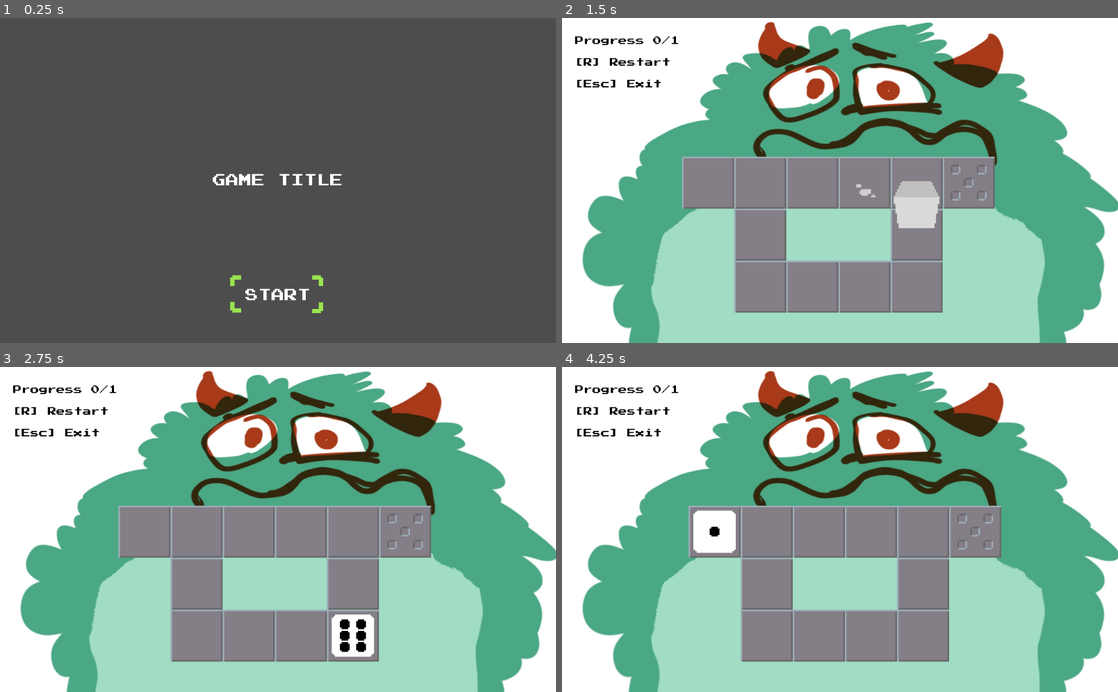
Above: before the commit, frames 1-4 (two rows, left to right).
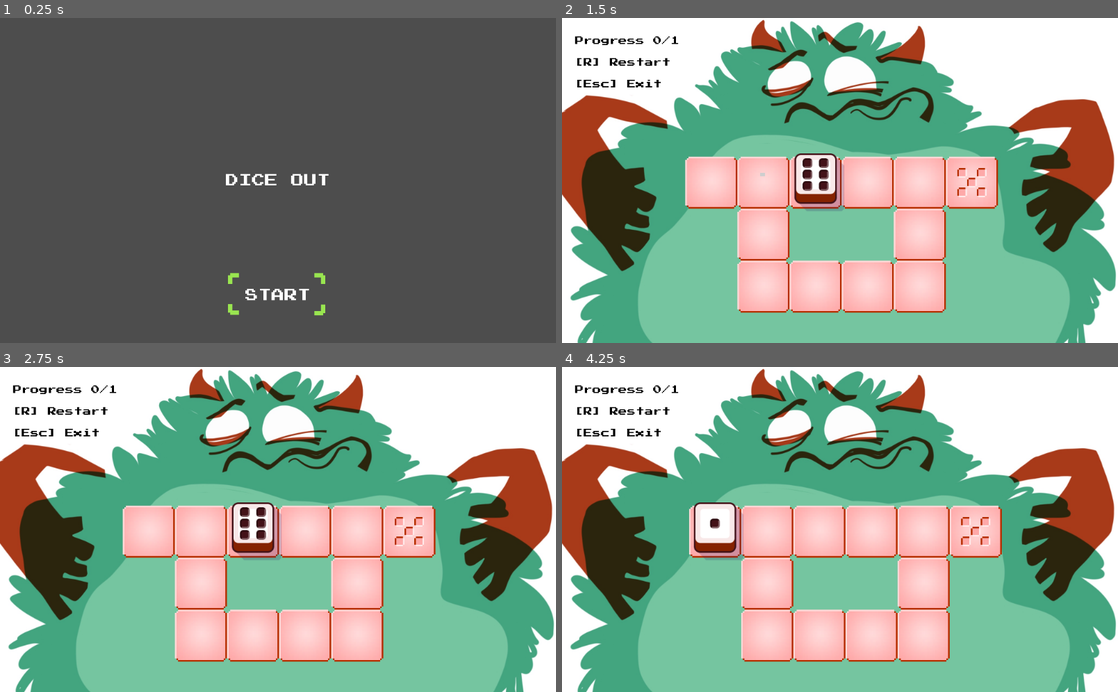
Above: after the commit, the same moments.

Repository: tonsky/GMTKJam2022
Game: Godot game, scene res://TitleScreen.tscn
Two runs of this game, one before a commit and one after it. Both use one fixed random seed, a clock stepped at 60 frames per second and the inputs below.
Inputs:
- Up to frame 1 (0.25 s): no input
- Up to frame 2 (1.5 s): tap Enter (ui_accept) at 0.5, 0.6, 0.77, 1.07, 1.35 s; hold Right (move_right) 0.53-1.28 s; hold Down (move_down) from 1.28 s (still down)
- Up to frame 3 (2.75 s): tap Enter (ui_accept) at 1.52, 1.82, 2.1 s; release Down (move_down) at 2.03 s; hold Right (move_right) from 2.03 s (still down)
- Up to frame 4 (4.25 s): tap Enter (ui_accept) at 2.75, 2.85, 3.02, 3.32, 3.6, 3.77, 4.07 s; release Right (move_right) at 2.78 s; hold Up (move_up) 2.78-3.53 s; tap R (restart_level) at 3.5, 4.15 s; hold Left (move_left) from 3.53 s (still down)

The runs differ from the first frame. In frame 1, 0.7% of the frame differs, in the area x 38-62%, y 47-92%; in frame 2, 66%; in frame 3, 66%, in the area x 0-100%, y 0-100%; in frame 4, 66%.

Commit message:
New dice sprite

Diff:
--- a/Background.tscn
+++ b/Background.tscn
@@ -1,6 +1,6 @@
 [gd_scene load_steps=2 format=2]
 
-[ext_resource path="res://bg.jpg" type="Texture" id=1]
+[ext_resource path="res://Textures/bg.jpg" type="Texture" id=1]
 
 [node name="Background" type="CanvasLayer"]
 layer = -1
--- a/Dice.gd
+++ b/Dice.gd
@@ -8,6 +8,8 @@
 var dice_opposite
 var speed
 var start_pos
+var cooldown = 0.17
+var time_left
 onready var map = get_parent().get_node("Floor")
 onready var tileset = map.tile_set
 onready var smoke = load("res://Smoke.tscn")
@@ -37,6 +39,7 @@
   dice_down = 4
   dice_opposite = 6
   speed = Vector2.ZERO
+  time_left = 0
   position = start_pos
   score = 0
   stats.visible = true
@@ -54,6 +57,10 @@
   init()
 
 func _process(delta):
+  if time_left > 0:
+    time_left -= delta
+    return
+
   if Input.is_action_just_released("restart_level"):
     for name in ["one", "two", "three", "four", "five", "six"]:
       var full_id = tileset.find_tile_by_name(name + "_full")
@@ -136,6 +143,7 @@
   frame = dice - 1
   position += speed * 0.5
   speed = Vector2.ZERO
+  time_left = cooldown
 
   var map_pos = map.world_to_map(position)
   var cell = map.get_cellv(map_pos)
--- a/Dice.tscn
+++ b/Dice.tscn
@@ -1,6 +1,6 @@
 [gd_scene load_steps=31 format=2]
 
-[ext_resource path="res://Sprites.png" type="Texture" id=1]
+[ext_resource path="res://Textures/Sprites.png" type="Texture" id=1]
 [ext_resource path="res://Dice.gd" type="Script" id=2]
 
 [sub_resource type="AtlasTexture" id=25]
--- a/LevelButton.tscn
+++ b/LevelButton.tscn
@@ -2,7 +2,7 @@
 
 [ext_resource path="res://PressStart2P.ttf" type="DynamicFontData" id=1]
 [ext_resource path="res://GameManager.tres" type="Theme" id=2]
-[ext_resource path="res://Sprites.png" type="Texture" id=3]
+[ext_resource path="res://Textures/Sprites.png" type="Texture" id=3]
 
 [sub_resource type="AtlasTexture" id=5]
 atlas = ExtResource( 3 )
--- a/LevelSelect.tscn
+++ b/LevelSelect.tscn
@@ -1,7 +1,7 @@
 [gd_scene load_steps=7 format=2]
 
 [ext_resource path="res://LevelSelect.gd" type="Script" id=1]
-[ext_resource path="res://Sprites.png" type="Texture" id=2]
+[ext_resource path="res://Textures/Sprites.png" type="Texture" id=2]
 [ext_resource path="res://GameManager.tres" type="Theme" id=3]
 
 [sub_resource type="AtlasTexture" id=1]
--- a/Levels/Level1.tscn
+++ b/Levels/Level1.tscn
@@ -1,9 +1,10 @@
-[gd_scene load_steps=7 format=2]
+[gd_scene load_steps=8 format=2]
 
 [ext_resource path="res://Background.tscn" type="PackedScene" id=1]
 [ext_resource path="res://Dice.tscn" type="PackedScene" id=2]
 [ext_resource path="res://Cam.tscn" type="PackedScene" id=3]
-[ext_resource path="res://Sprites.png" type="Texture" id=4]
+[ext_resource path="res://Textures/Sprites.png" type="Texture" id=4]
+[ext_resource path="res://dice_roll.tres" type="SpriteFrames" id=5]
 [ext_resource path="res://HUD.tscn" type="PackedScene" id=6]
 
 [sub_resource type="TileSet" id=1]
@@ -202,6 +203,8 @@
 
 [node name="Dice" parent="." instance=ExtResource( 2 )]
 position = Vector2( 48, 208 )
+scale = Vector2( 0.25, 0.25 )
+frames = ExtResource( 5 )
 
 [node name="Cam" parent="." instance=ExtResource( 3 )]
 position = Vector2( 128, 208 )
--- a/Levels/Level2.tscn
+++ b/Levels/Level2.tscn
@@ -1,9 +1,10 @@
-[gd_scene load_steps=7 format=2]
+[gd_scene load_steps=8 format=2]
 
 [ext_resource path="res://Background.tscn" type="PackedScene" id=1]
 [ext_resource path="res://Dice.tscn" type="PackedScene" id=2]
 [ext_resource path="res://Cam.tscn" type="PackedScene" id=3]
-[ext_resource path="res://Sprites.png" type="Texture" id=4]
+[ext_resource path="res://Textures/Sprites.png" type="Texture" id=4]
+[ext_resource path="res://dice_roll.tres" type="SpriteFrames" id=5]
 [ext_resource path="res://HUD.tscn" type="PackedScene" id=6]
 
 [sub_resource type="TileSet" id=1]
@@ -202,6 +203,8 @@
 
 [node name="Dice" parent="." instance=ExtResource( 2 )]
 position = Vector2( 48, 208 )
+scale = Vector2( 0.25, 0.25 )
+frames = ExtResource( 5 )
 
 [node name="Cam" parent="." instance=ExtResource( 3 )]
 position = Vector2( 128, 208 )
--- a/Levels/Level3.tscn
+++ b/Levels/Level3.tscn
@@ -1,9 +1,10 @@
-[gd_scene load_steps=7 format=2]
+[gd_scene load_steps=8 format=2]
 
 [ext_resource path="res://Background.tscn" type="PackedScene" id=1]
 [ext_resource path="res://Dice.tscn" type="PackedScene" id=2]
 [ext_resource path="res://Cam.tscn" type="PackedScene" id=3]
-[ext_resource path="res://Sprites.png" type="Texture" id=4]
+[ext_resource path="res://Textures/Sprites.png" type="Texture" id=4]
+[ext_resource path="res://dice_roll.tres" type="SpriteFrames" id=5]
 [ext_resource path="res://HUD.tscn" type="PackedScene" id=6]
 
 [sub_resource type="TileSet" id=1]
@@ -202,6 +203,8 @@
 
 [node name="Dice" parent="." instance=ExtResource( 2 )]
 position = Vector2( 48, 208 )
+scale = Vector2( 0.25, 0.25 )
+frames = ExtResource( 5 )
 
 [node name="Cam" parent="." instance=ExtResource( 3 )]
 position = Vector2( 128, 208 )
--- a/Levels/Level4.tscn
+++ b/Levels/Level4.tscn
@@ -1,9 +1,10 @@
-[gd_scene load_steps=7 format=2]
+[gd_scene load_steps=8 format=2]
 
 [ext_resource path="res://Background.tscn" type="PackedScene" id=1]
 [ext_resource path="res://Dice.tscn" type="PackedScene" id=2]
 [ext_resource path="res://Cam.tscn" type="PackedScene" id=3]
-[ext_resource path="res://Sprites.png" type="Texture" id=4]
+[ext_resource path="res://Textures/Sprites.png" type="Texture" id=4]
+[ext_resource path="res://dice_roll.tres" type="SpriteFrames" id=5]
 [ext_resource path="res://HUD.tscn" type="PackedScene" id=6]
 
 [sub_resource type="TileSet" id=1]
@@ -198,10 +199,12 @@
 tile_set = SubResource( 1 )
 cell_size = Vector2( 32, 32 )
 format = 1
-tile_data = PoolIntArray( 393217, 0, 0, 393218, 0, 0, 393219, 0, 0, 393220, 0, 0, 393221, 0, 0, 393222, 0, 0, 393223, 0, 0, 393224, 4, 0, 458753, 0, 0, 458754, 0, 0 )
+tile_data = PoolIntArray( 393217, 0, 0, 393218, 0, 0, 393219, 6, 0, 393220, 5, 0, 393221, 1, 0, 393222, 2, 0, 393223, 6, 0, 393224, 4, 0, 458753, 0, 0, 458754, 0, 0 )
 
 [node name="Dice" parent="." instance=ExtResource( 2 )]
 position = Vector2( 48, 208 )
+scale = Vector2( 0.25, 0.25 )
+frames = ExtResource( 5 )
 
 [node name="Cam" parent="." instance=ExtResource( 3 )]
 position = Vector2( 128, 208 )
--- a/Levels/Level5.tscn
+++ b/Levels/Level5.tscn
@@ -1,9 +1,10 @@
-[gd_scene load_steps=7 format=2]
+[gd_scene load_steps=8 format=2]
 
 [ext_resource path="res://Background.tscn" type="PackedScene" id=1]
 [ext_resource path="res://Dice.tscn" type="PackedScene" id=2]
 [ext_resource path="res://Cam.tscn" type="PackedScene" id=3]
-[ext_resource path="res://Sprites.png" type="Texture" id=4]
+[ext_resource path="res://Textures/Sprites.png" type="Texture" id=4]
+[ext_resource path="res://dice_roll.tres" type="SpriteFrames" id=5]
 [ext_resource path="res://HUD.tscn" type="PackedScene" id=6]
 
 [sub_resource type="TileSet" id=1]
@@ -202,6 +203,8 @@
 
 [node name="Dice" parent="." instance=ExtResource( 2 )]
 position = Vector2( 48, 208 )
+scale = Vector2( 0.25, 0.25 )
+frames = ExtResource( 5 )
 
 [node name="Cam" parent="." instance=ExtResource( 3 )]
 position = Vector2( 128, 208 )
--- a/Levels/Level6.tscn
+++ b/Levels/Level6.tscn
@@ -1,9 +1,10 @@
-[gd_scene load_steps=7 format=2]
+[gd_scene load_steps=8 format=2]
 
 [ext_resource path="res://Background.tscn" type="PackedScene" id=1]
 [ext_resource path="res://Dice.tscn" type="PackedScene" id=2]
 [ext_resource path="res://Cam.tscn" type="PackedScene" id=3]
-[ext_resource path="res://Sprites.png" type="Texture" id=4]
+[ext_resource path="res://Textures/Sprites.png" type="Texture" id=4]
+[ext_resource path="res://dice_roll.tres" type="SpriteFrames" id=5]
 [ext_resource path="res://HUD.tscn" type="PackedScene" id=6]
 
 [sub_resource type="TileSet" id=1]
@@ -202,6 +203,8 @@
 
 [node name="Dice" parent="." instance=ExtResource( 2 )]
 position = Vector2( 48, 208 )
+scale = Vector2( 0.25, 0.25 )
+frames = ExtResource( 5 )
 
 [node name="Cam" parent="." instance=ExtResource( 3 )]
 position = Vector2( 128, 208 )
--- a/Levels/Level7.tscn
+++ b/Levels/Level7.tscn
@@ -1,9 +1,10 @@
-[gd_scene load_steps=7 format=2]
+[gd_scene load_steps=8 format=2]
 
 [ext_resource path="res://Background.tscn" type="PackedScene" id=1]
 [ext_resource path="res://Dice.tscn" type="PackedScene" id=2]
 [ext_resource path="res://Cam.tscn" type="PackedScene" id=3]
-[ext_resource path="res://Sprites.png" type="Texture" id=4]
+[ext_resource path="res://Textures/Sprites.png" type="Texture" id=4]
+[ext_resource path="res://dice_roll.tres" type="SpriteFrames" id=5]
 [ext_resource path="res://HUD.tscn" type="PackedScene" id=6]
 
 [sub_resource type="TileSet" id=1]
@@ -202,6 +203,8 @@
 
 [node name="Dice" parent="." instance=ExtResource( 2 )]
 position = Vector2( 48, 208 )
+scale = Vector2( 0.25, 0.25 )
+frames = ExtResource( 5 )
 
 [node name="Cam" parent="." instance=ExtResource( 3 )]
 position = Vector2( 128, 208 )
--- a/Levels/Level8.tscn
+++ b/Levels/Level8.tscn
@@ -1,10 +1,11 @@
-[gd_scene load_steps=7 format=2]
+[gd_scene load_steps=8 format=2]
 
 [ext_resource path="res://HUD.tscn" type="PackedScene" id=1]
-[ext_resource path="res://Sprites.png" type="Texture" id=2]
+[ext_resource path="res://Textures/Sprites.png" type="Texture" id=2]
 [ext_resource path="res://Dice.tscn" type="PackedScene" id=3]
 [ext_resource path="res://Cam.tscn" type="PackedScene" id=4]
 [ext_resource path="res://Background.tscn" type="PackedScene" id=5]
+[ext_resource path="res://dice_roll.tres" type="SpriteFrames" id=6]
 
 [sub_resource type="TileSet" id=1]
 0/name = "empty"
@@ -202,6 +203,8 @@
 
 [node name="Dice" parent="." instance=ExtResource( 3 )]
 position = Vector2( 48, 208 )
+scale = Vector2( 0.25, 0.25 )
+frames = ExtResource( 6 )
 
 [node name="Cam" parent="." instance=ExtResource( 4 )]
 position = Vector2( 128, 208 )
--- a/Levels/Level9.tscn
+++ b/Levels/Level9.tscn
@@ -1,10 +1,11 @@
-[gd_scene load_steps=7 format=2]
-
-[ext_resource path="res://Sprites.png" type="Texture" id=1]
+[gd_scene load_steps=8 format=2]
+
+[ext_resource path="res://Textures/Sprites.png" type="Texture" id=1]
 [ext_resource path="res://HUD.tscn" type="PackedScene" id=2]
 [ext_resource path="res://Dice.tscn" type="PackedScene" id=3]
 [ext_resource path="res://Cam.tscn" type="PackedScene" id=4]
 [ext_resource path="res://Background.tscn" type="PackedScene" id=5]
+[ext_resource path="res://dice_roll.tres" type="SpriteFrames" id=6]
 
 [sub_resource type="TileSet" id=1]
 0/name = "empty"
@@ -202,6 +203,8 @@
 
 [node name="Dice" parent="." instance=ExtResource( 3 )]
 position = Vector2( 16, 208 )
+scale = Vector2( 0.25, 0.25 )
+frames = ExtResource( 6 )
 
 [node name="Cam" parent="." instance=ExtResource( 4 )]
 position = Vector2( 128, 208 )
--- a/Scene.tscn
+++ b/Scene.tscn
@@ -1,6 +1,6 @@
 [gd_scene load_steps=6 format=2]
 
-[ext_resource path="res://Sprites.png" type="Texture" id=1]
+[ext_resource path="res://Textures/Sprites.png" type="Texture" id=1]
 [ext_resource path="res://Smoke.tscn" type="PackedScene" id=2]
 [ext_resource path="res://Cam.tscn" type="PackedScene" id=3]
 [ext_resource path="res://Dice.tscn" type="PackedScene" id=4]
--- a/Smoke.tscn
+++ b/Smoke.tscn
@@ -1,7 +1,7 @@
 [gd_scene load_steps=9 format=2]
 
 [ext_resource path="res://Smoke.gd" type="Script" id=1]
-[ext_resource path="res://Sprites.png" type="Texture" id=2]
+[ext_resource path="res://Textures/Sprites.png" type="Texture" id=2]
 
 [sub_resource type="AtlasTexture" id=39]
 atlas = ExtResource( 2 )
--- a/TitleScreen.tscn
+++ b/TitleScreen.tscn
@@ -3,7 +3,23 @@
 [ext_resource path="res://GameManager.tres" type="Theme" id=1]
 [ext_resource path="res://new_dynamicfont.tres" type="DynamicFont" id=2]
 [ext_resource path="res://TitleScreen.gd" type="Script" id=3]
-[ext_resource path="res://Sprites.png" type="Texture" id=4]
+[ext_resource path="res://Textures/Sprites.png" type="Texture" id=4]
+
+[sub_resource type="AtlasTexture" id=5]
+atlas = ExtResource( 4 )
+region = Rect2( 256, 128, 32, 32 )
+
+[sub_resource type="AtlasTexture" id=6]
+atlas = ExtResource( 4 )
+region = Rect2( 320, 128, 32, 32 )
+
+[sub_resource type="AtlasTexture" id=3]
+atlas = ExtResource( 4 )
+region = Rect2( 288, 128, 32, 32 )
+
+[sub_resource type="AtlasTexture" id=4]
+atlas = ExtResource( 4 )
+region = Rect2( 352, 128, 32, 32 )
 
 [sub_resource type="AtlasTexture" id=1]
 atlas = ExtResource( 4 )
@@ -21,24 +37,18 @@
 atlas = ExtResource( 4 )
 region = Rect2( 320, 160, 32, 32 )
 
-[sub_resource type="AtlasTexture" id=3]
-atlas = ExtResource( 4 )
-region = Rect2( 288, 128, 32, 32 )
-
-[sub_resource type="AtlasTexture" id=4]
-atlas = ExtResource( 4 )
-region = Rect2( 352, 128, 32, 32 )
-
-[sub_resource type="AtlasTexture" id=5]
-atlas = ExtResource( 4 )
-region = Rect2( 256, 128, 32, 32 )
-
-[sub_resource type="AtlasTexture" id=6]
-atlas = ExtResource( 4 )
-region = Rect2( 320, 128, 32, 32 )
-
 [sub_resource type="SpriteFrames" id=9]
 animations = [ {
+"frames": [ SubResource( 5 ), SubResource( 6 ) ],
+"loop": true,
+"name": "left_top",
+"speed": 5.0
+}, {
+"frames": [ SubResource( 3 ), SubResource( 4 ) ],
+"loop": true,
+"name": "right_top",
+"speed": 5.0
+}, {
 "frames": [ SubResource( 1 ), SubResource( 2 ) ],
 "loop": true,
 "name": "right_bottom",
@@ -47,16 +57,6 @@
 "frames": [ SubResource( 7 ), SubResource( 8 ) ],
 "loop": true,
 "name": "left_bottom",
-"speed": 5.0
-}, {
-"frames": [ SubResource( 3 ), SubResource( 4 ) ],
-"loop": true,
-"name": "right_top",
-"speed": 5.0
-}, {
-"frames": [ SubResource( 5 ), SubResource( 6 ) ],
-"loop": true,
-"name": "left_top",
 "speed": 5.0
 } ]
 
@@ -74,7 +74,7 @@
 margin_bottom = 12.0
 theme = ExtResource( 1 )
 custom_fonts/font = ExtResource( 2 )
-text = "GAME TITLE"
+text = "DICE OUT"
 align = 1
 valign = 1
 
@@ -97,7 +97,6 @@
 scale = Vector2( 4, 4 )
 frames = SubResource( 9 )
 animation = "left_top"
-frame = 1
 playing = true
 
 [node name="right_top" type="AnimatedSprite" parent="."]
@@ -105,7 +104,6 @@
 scale = Vector2( 4, 4 )
 frames = SubResource( 9 )
 animation = "left_top"
-frame = 1
 playing = true
 flip_h = true
 
@@ -114,7 +112,6 @@
 scale = Vector2( 4, 4 )
 frames = SubResource( 9 )
 animation = "left_top"
-frame = 1
 playing = true
 flip_h = true
 flip_v = true
@@ -124,6 +121,5 @@
 scale = Vector2( 4, 4 )
 frames = SubResource( 9 )
 animation = "left_top"
-frame = 1
 playing = true
 flip_v = true
--- /dev/null
+++ b/dice_roll.tres
@@ -0,0 +1,123 @@
+[gd_resource type="SpriteFrames" load_steps=22 format=2]
+
+[ext_resource path="res://Textures/turn_right.png" type="Texture" id=1]
+[ext_resource path="res://Textures/turn_down.png" type="Texture" id=2]
+[ext_resource path="res://Textures/dice.png" type="Texture" id=3]
+
+[sub_resource type="AtlasTexture" id=15]
+flags = 4
+atlas = ExtResource( 2 )
+region = Rect2( 0, 0, 256, 384 )
+
+[sub_resource type="AtlasTexture" id=16]
+flags = 4
+atlas = ExtResource( 2 )
+region = Rect2( 0, 384, 256, 384 )
+
+[sub_resource type="AtlasTexture" id=17]
+flags = 4
+atlas = ExtResource( 2 )
+region = Rect2( 0, 768, 256, 384 )
+
+[sub_resource type="AtlasTexture" id=18]
+flags = 4
+atlas = ExtResource( 2 )
+region = Rect2( 0, 768, 256, 384 )
+
+[sub_resource type="AtlasTexture" id=19]
+flags = 4
+atlas = ExtResource( 2 )
+region = Rect2( 0, 384, 256, 384 )
+
+[sub_resource type="AtlasTexture" id=20]
+flags = 4
+atlas = ExtResource( 2 )
+region = Rect2( 0, 0, 256, 384 )
+
+[sub_resource type="AtlasTexture" id=12]
+flags = 4
+atlas = ExtResource( 1 )
+region = Rect2( 768, 0, 384, 256 )
+
+[sub_resource type="AtlasTexture" id=13]
+flags = 4
+atlas = ExtResource( 1 )
+region = Rect2( 384, 0, 384, 256 )
+
+[sub_resource type="AtlasTexture" id=14]
+flags = 4
+atlas = ExtResource( 1 )
+region = Rect2( 0, 0, 384, 256 )
+
+[sub_resource type="AtlasTexture" id=9]
+flags = 4
+atlas = ExtResource( 1 )
+region = Rect2( 0, 0, 384, 256 )
+
+[sub_resource type="AtlasTexture" id=10]
+flags = 4
+atlas = ExtResource( 1 )
+region = Rect2( 384, 0, 384, 256 )
+
+[sub_resource type="AtlasTexture" id=11]
+flags = 4
+atlas = ExtResource( 1 )
+region = Rect2( 768, 0, 384, 256 )
+
+[sub_resource type="AtlasTexture" id=2]
+flags = 4
+atlas = ExtResource( 3 )
+region = Rect2( 0, 0, 256, 256 )
+
+[sub_resource type="AtlasTexture" id=3]
+flags = 4
+atlas = ExtResource( 3 )
+region = Rect2( 256, 0, 256, 256 )
+
+[sub_resource type="AtlasTexture" id=4]
+flags = 4
+atlas = ExtResource( 3 )
+region = Rect2( 512, 0, 256, 256 )
+
+[sub_resource type="AtlasTexture" id=5]
+flags = 4
+atlas = ExtResource( 3 )
+region = Rect2( 768, 0, 256, 256 )
+
+[sub_resource type="AtlasTexture" id=6]
+flags = 4
+atlas = ExtResource( 3 )
+region = Rect2( 1024, 0, 256, 256 )
+
+[sub_resource type="AtlasTexture" id=7]
+flags = 4
+atlas = ExtResource( 3 )
+region = Rect2( 1280, 0, 256, 256 )
+
+[resource]
+animations = [ {
+"frames": [ SubResource( 15 ), SubResource( 16 ), SubResource( 17 ) ],
+"loop": true,
+"name": "roll_down",
+"speed": 15.0
+}, {
+"frames": [ SubResource( 18 ), SubResource( 19 ), SubResource( 20 ) ],
+"loop": true,
+"name": "roll_up",
+"speed": 15.0
+}, {
+"frames": [ SubResource( 12 ), SubResource( 13 ), SubResource( 14 ) ],
+"loop": true,
+"name": "roll_left",
+"speed": 15.0
+}, {
+"frames": [ SubResource( 9 ), SubResource( 10 ), SubResource( 11 ) ],
+"loop": true,
+"name": "roll_right",
+"speed": 15.0
+}, {
+"frames": [ SubResource( 2 ), SubResource( 3 ), SubResource( 4 ), SubResource( 5 ), SubResource( 6 ), SubResource( 7 ) ],
+"loop": true,
+"name": "faces",
+"speed": 5.0
+} ]
Binary file removed: Screenshots/2022-07-16.png
Binary file added: Screenshots/screenshot.png
Not shown, added: Screenshots/screenshot.png.import
Binary file removed: Sprites.png
Binary file added: Textures/Sprites.png
Not shown, changed: Textures/Sprites.png.import
Binary file added: Textures/bg.jpg
Not shown, added: Textures/bg.jpg.import
Binary file added: Textures/dice.png
Not shown, added: Textures/dice.png.import
Binary file added: Textures/turn_down.png
Not shown, changed: Textures/turn_down.png.import
(and 3 more such lines)
